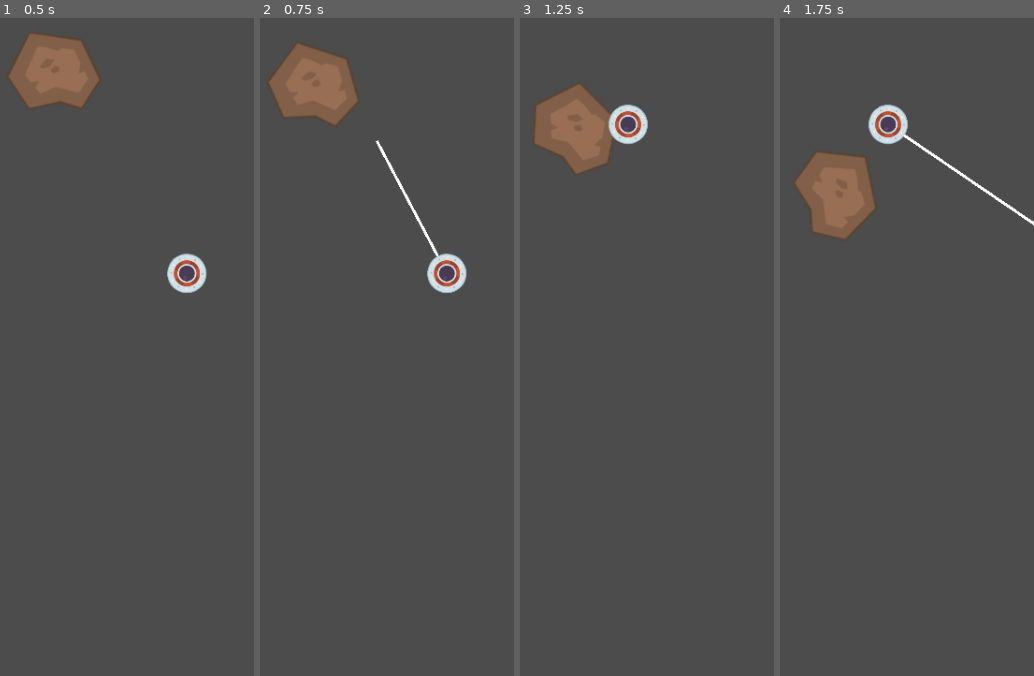
Above: before the commit, frames 1-4 (left to right).
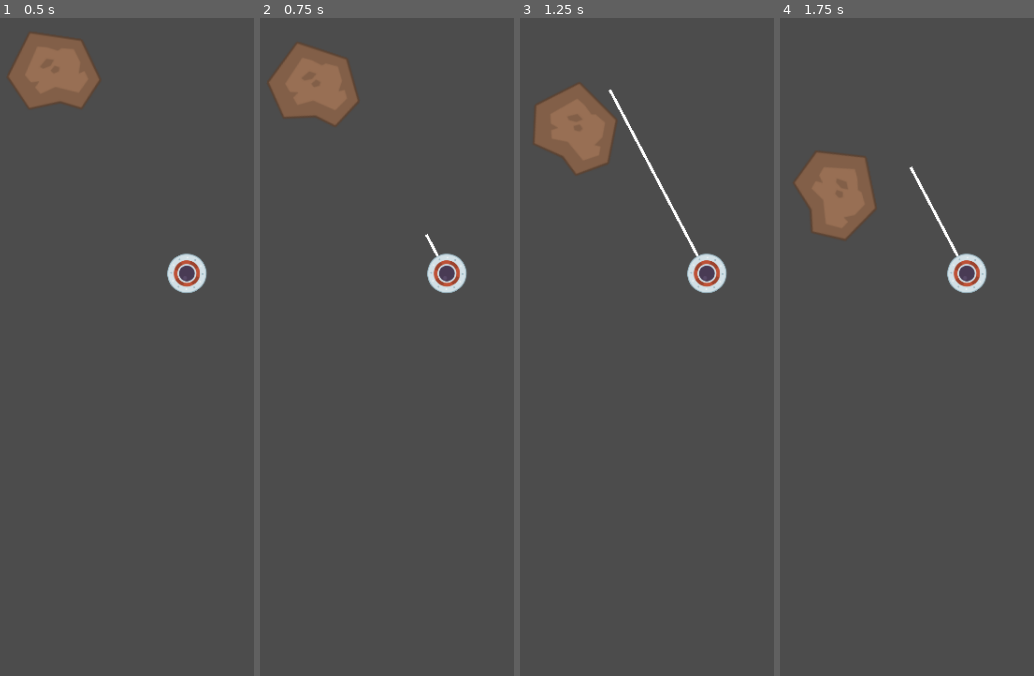
Above: after the commit, the same moments.

Repository: brendankhoury/To-the-moon-and-hack
Game: Godot game, scene res://Src/Test Scene.tscn
Same seed, same stepped clock (60 frames per second), same inputs: the game is played once before the commit and once after it. This scene is started directly instead of the project's main scene.
Inputs:
- Up to frame 1 (0.5 s): no input
- Up to frame 2 (0.75 s): tap Space (tap) at 0.6 s
- Up to frame 3 (1.25 s): no input
- Up to frame 4 (1.75 s): tap Space (tap) at 1.35 s

Frame 1 is identical in both runs. In frame 2, 0.2% of the frame differs, in the area x 45-66%, y 18-33%; in frame 3, 1.7%; in frame 4, 1.9%, in the area x 34-100%, y 13-42%.

Commit message:
player can now grapple to object

Diff:
--- a/Src/Actors/Player.gd
+++ b/Src/Actors/Player.gd
@@ -1,14 +1,14 @@
 extends KinematicBody2D
 
 export var rotation_speed := deg2rad(0)
-export var grapple_speed := 350
+export var grapple_speed: float = 350
 export var max_grapple = 500
 
-var is_grappling := false
-var grapple_length := 0.0
-var grapple_dir := Vector2.DOWN
-var grapple_collided := false
-var collision_point := Vector2(0, 0)
+var is_grappling: bool = false
+var grapple_length: float = 30.0
+var grapple_dir: Vector2 = Vector2.DOWN
+var grapple_collided: bool = false
+var collision_point: Vector2 = Vector2(0, 0)
 
 var velocity := Vector2.ZERO
 # https://godotengine.org/qa/30772/how-to-create-a-grappling-hook-2d
@@ -24,19 +24,16 @@
 func _draw() -> void:
 	draw_line(
 		Vector2(0, 0),
-		Vector2(grapple_length * grapple_dir.x,grapple_length * grapple_dir.y),
+		Vector2(0, grapple_length),
 		Color(255, 255, 255),
 		3
 	)
-	draw_circle(collision_point,10,Color(255,0,0))
 
-func _process(delta: float) -> void:
+func _process(_delta: float) -> void:
 	update()
 
 func _physics_process(delta: float) -> void:
-
-	#Temporary Rotation:
-	rotate(rotation_speed)
+	var raycast = get_node("GrappleDetection")
 
 	if Input.is_action_just_pressed("tap"):
 		if is_grappling:
@@ -53,22 +50,16 @@
 			#consider dissabling the raycast for performance purposes
 			is_grappling = false
 	elif grapple_collided:
-		var raycast = get_node("GrappleDetection")
-		var currentpos = raycast.global_position
-
-		grapple_length = currentpos.distance_to(collision_point)
-		grapple_dir = currentpos.direction_to(collision_point)
-
+		grapple_length = raycast.global_position.distance_to(collision_point)
+		grapple_dir = raycast.global_position.direction_to(collision_point)
+#		var grapple_angle:float = raycast.position.angle_to_point(to_local(collision_point))
 		position += grapple_speed * grapple_dir * delta
 		grapple_length -= grapple_speed * delta
-
 	elif grapple_length > 0.0:
 		grapple_length -= grapple_speed * delta
 		if grapple_length < 0:
 			grapple_length = 0
 
-
-
 func _on_asteroid_entered(body: Node) -> void:
 	grapple_collided = false
 	print ("Asteroid collission detected. ")
--- a/Src/Test Scene.tscn
+++ b/Src/Test Scene.tscn
@@ -12,5 +12,5 @@
 [node name="Player" parent="." instance=ExtResource( 2 )]
 position = Vector2( 328.204, 424.27 )
 rotation = 2.65465
-grapple_speed = 1200
+rotation_speed = 0.1
 max_grapple = 800
